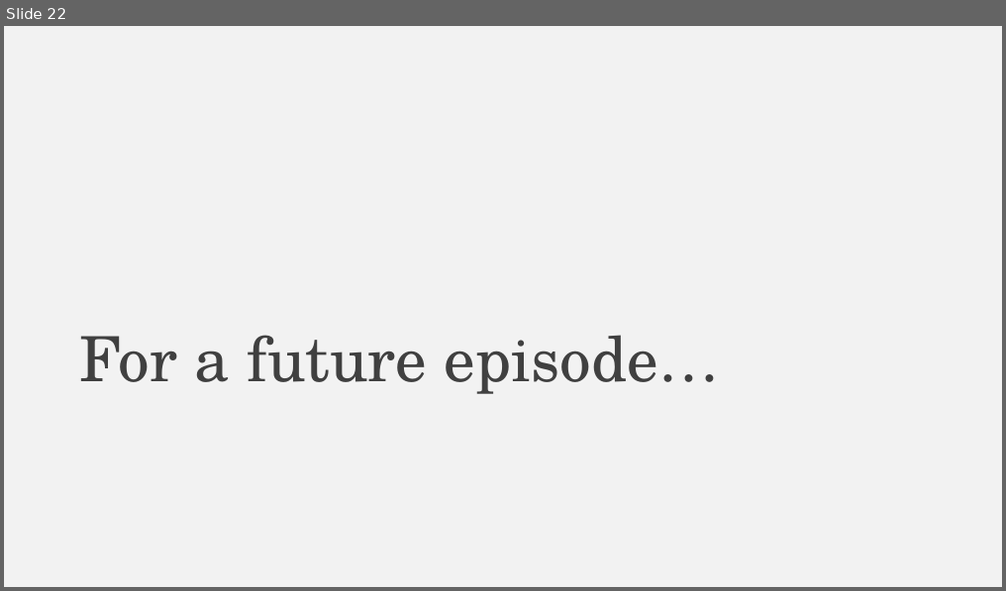
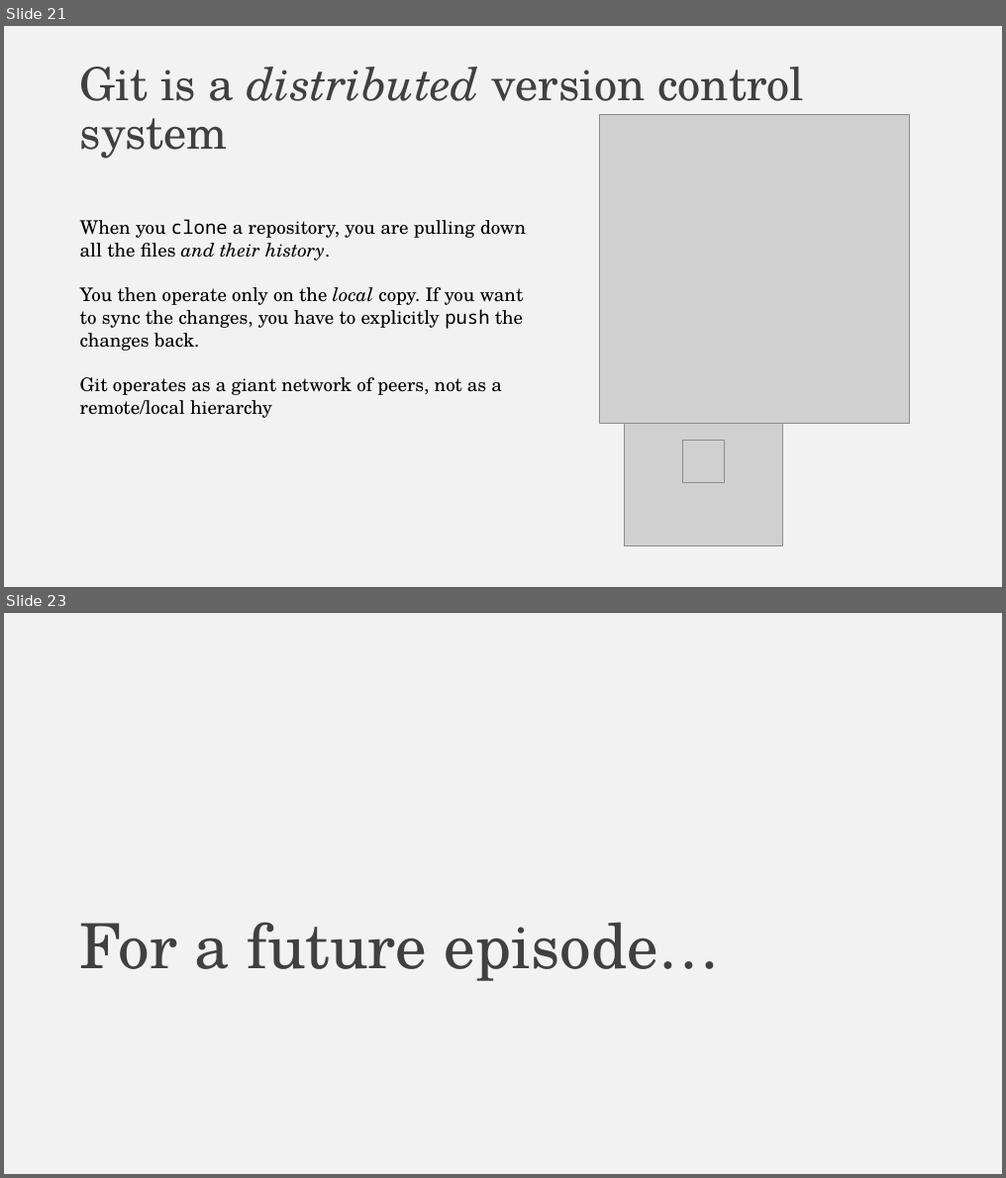
Before and after one commit to falconair/ProgrammingForAnalytics, a slide deck: lectures/050_git_version_control/Why do you need version control.pptx. Shown one above the other, each under a label of ours: slide 22 before the commit, slides 21 and 23 after it; the slides between them are not shown. The pictures are 1006x591 and 1006x1178 pixels, drawn with LibreOffice and Linux fonts; fonts in the diff are those of the drawing; grey boxes stand for pictures. Boxes give left, top, right and bottom in pixels: in the first picture for what was removed or moved away, otherwise in the second. Text is boxed around its words. In the diff, an @@ line names an element or a change of style, - is before the commit and + after.

Commit message:
Update web service presentation deck and version control deck

```diff
--- a/lectures/050_git_version_control/Why do you need version control.pptx
+++ b/lectures/050_git_version_control/Why do you need version control.pptx
@@ slide 21 added at [4, 26, 1002, 587], background #F2F2F2 @@
@@ title added at [80, 67, 804, 159], 44 pt, text #404040 @@
+Git is a distributed version control system
@@ picture added at [600, 115, 909, 424] @@
@@ text added at [80, 219, 526, 418], 18 pt, text #000000 @@
+When you clone a repository, you are pulling down all the files and their history.
+You then operate only on the local copy. If you want to sync the changes, you have to explicitly push the changes back.
+Git operates as a giant network of peers, not as a remote/local hierarchy
@@ picture added at [624, 387, 782, 547] @@
@@ picture added at [682, 441, 724, 482] @@
@@ what was slide 22 is now slide 23 @@
```
Also in this commit, not shown: 1 slide changed, 6 other files.
